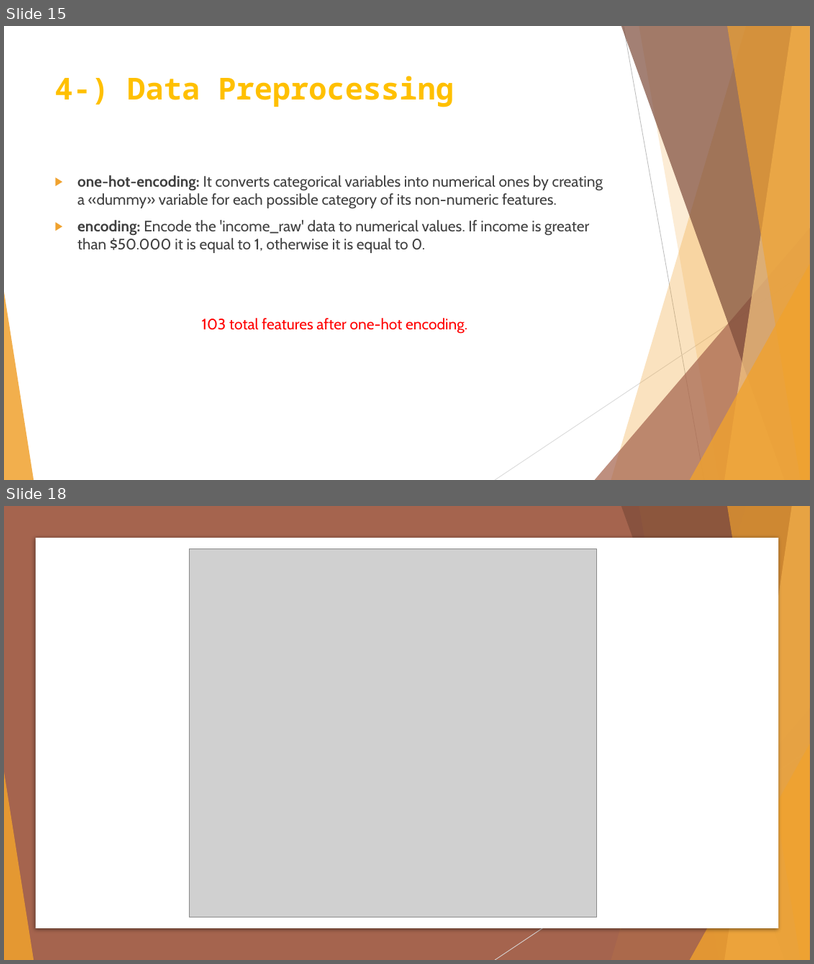
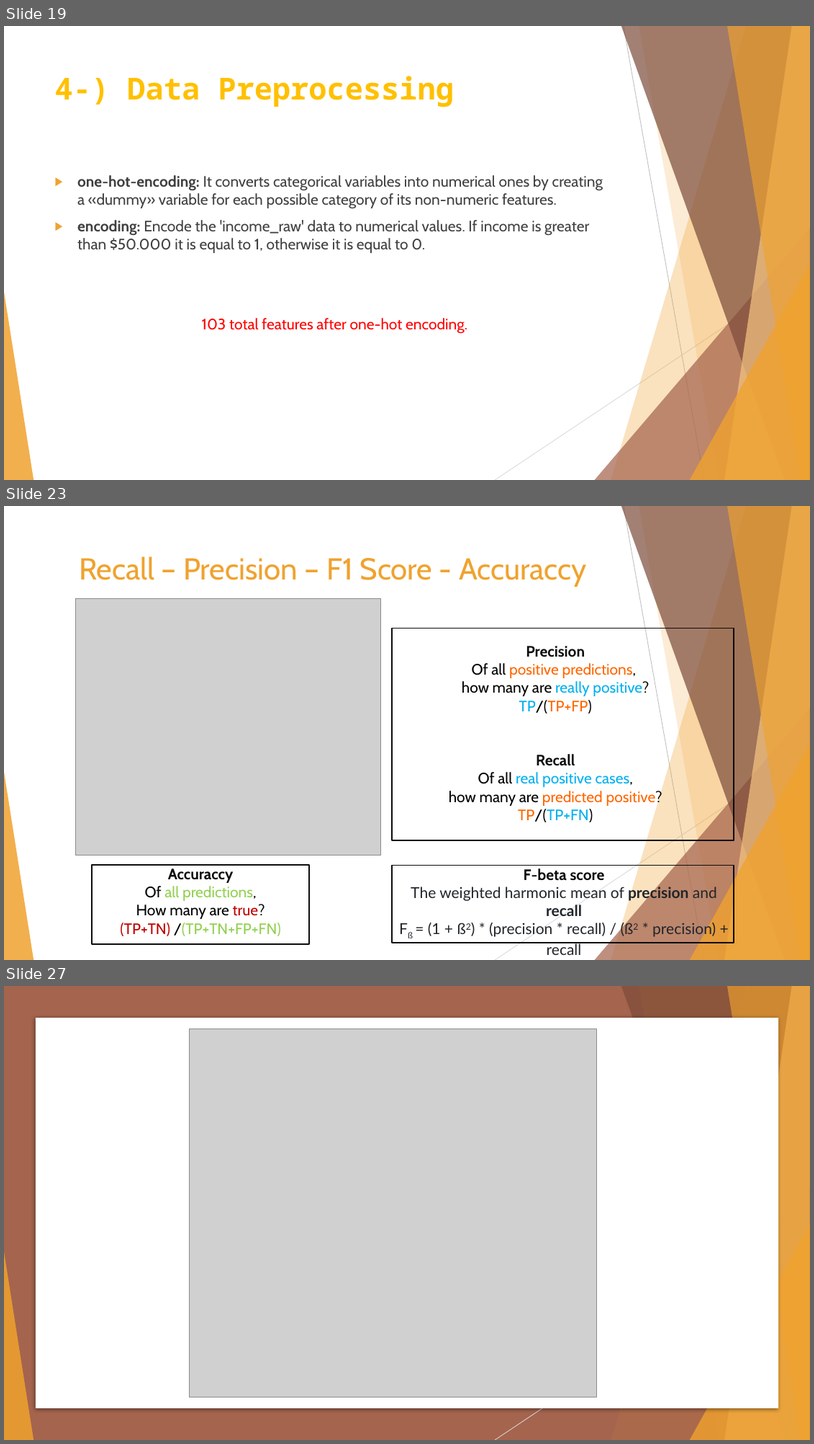
Before and after one commit to badicev/finding_donors, a slide deck: MLCharity-BaşakDilaraÇevik.pptx. Shown one above the other, each under a label of ours: slides 15 and 18 before the commit, slides 19, 23 and 27 after it; the slides between them are not shown. The pictures are 814x964 and 814x1444 pixels, drawn with LibreOffice and Linux fonts; fonts in the diff are those of the drawing; grey boxes stand for pictures. Boxes give left, top, right and bottom in pixels: in the first picture for what was removed or moved away, otherwise in the second. Text is boxed around its words. In the diff, an @@ line names an element or a change of style, - is before the commit and + after.

Commit message:
added images, ppt

```diff
--- a/MLCharity-BaşakDilaraÇevik.pptx
+++ b/MLCharity-BaşakDilaraÇevik.pptx
@@ slide 23 added at <box>4,506,810,960</box>, background #FFFFFF; not listed: 10 template elements that a slide beside it also shows @@
@@ title added at <box>79,556,587,587</box>, 36 pt, text #F0A22E @@
+Recall – Precision – F1 Score - Accuraccy
@@ picture added at <box>75,599,381,855</box> @@
@@ rectangle added at <box>392,628,734,840</box>, outline #0D0D0D 1.5 pt @@
@@ text added at <box>449,646,663,822</box>, 18 pt, text #FF6600 @@
+Precision
+Of all positive predictions,
+how many are really positive?
+TP/(TP+FP)
+Recall
+Of all real positive cases,
+how many are predicted positive?
+TP/(TP+FN)
@@ rectangle added at <box>92,865,309,944</box>, outline #0D0D0D 1.5 pt @@
@@ text added at <box>120,868,281,936</box>, 18 pt, text #92D050 @@
+Accuraccy
+Of all predictions,
+How many are true?
+(TP+TN) /(TP+TN+FP+FN)
@@ rectangle added at <box>392,865,734,942</box>, outline #0D0D0D 1.5 pt @@
@@ text added at <box>411,868,718,955</box>, 18 pt, text #212529 @@
+F-beta score
+The weighted harmonic mean of precision and recall
+Fß = (1 + ß2) * (precision * recall) / (ß2 * precision) + recall
@@ what was slide 15 is now slide 19 @@
@@ what was slide 18 is now slide 27 @@
```
Also in this commit, not shown: 8 slides changed, 12 other slides added, 4 slides removed, 41 other files.
